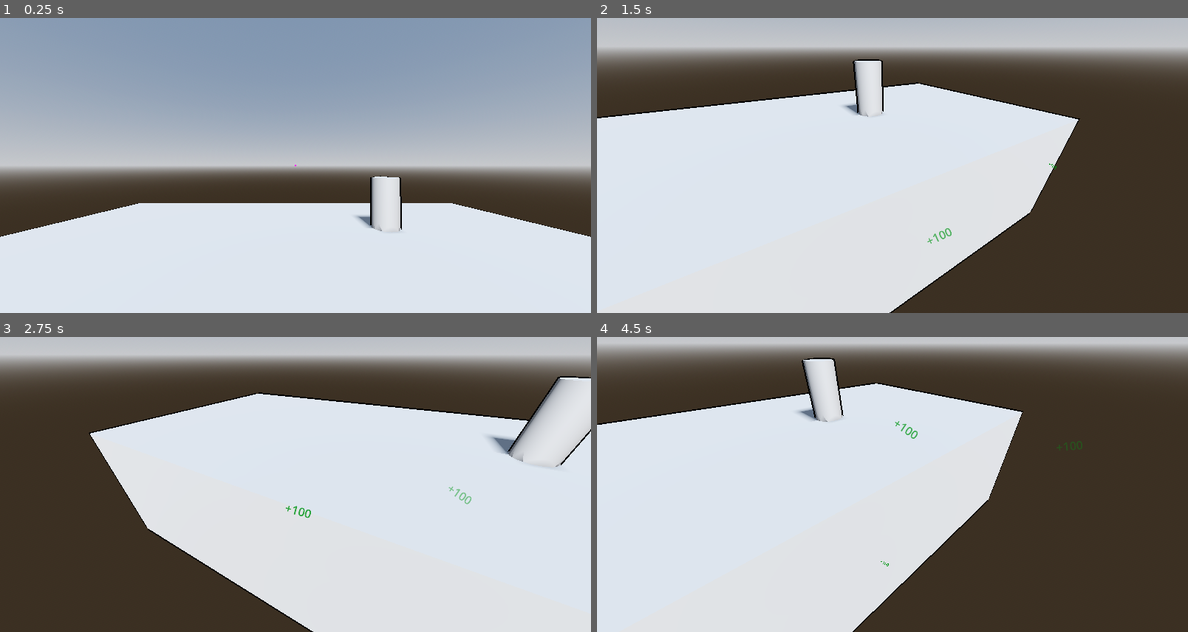
Above: before the commit, frames 1-4 (two rows, left to right).
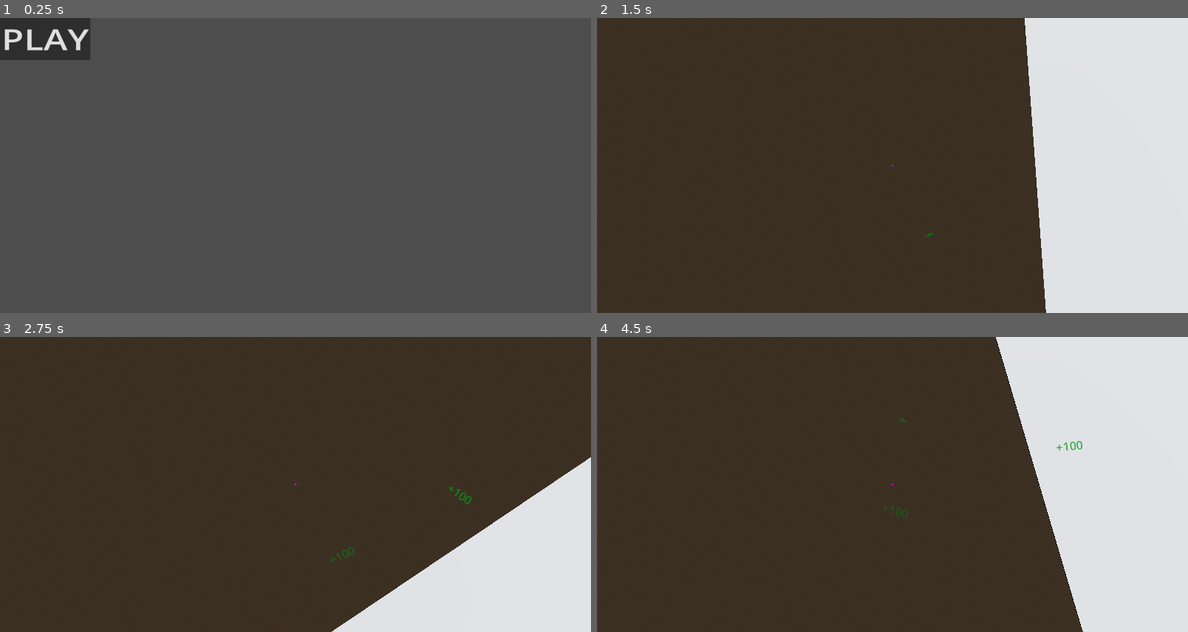
Above: after the commit, the same moments.

Repository: erykksc/krakjam25
Game: Godot game, scene res://menu/menu.tscn
Same seed, same stepped clock (60 frames per second), same inputs: the game is played once before the commit and once after it. Before the commit the project starts from res://game/game.tscn.
Inputs (mouse positions are in pixels of both pictures, inside the frame that each line leads up to):
- Up to frame 1 (0.25 s): no input
- Up to frame 2 (1.5 s): click (644, 38) at 0.5 s, where only the run after the commit has a clickable "PLAY"; tap Enter (ui_accept) at 1.25, 1.35 s; move the mouse to (922, 165) at 1.27 s; click (922, 165) at 1.42 s
- Up to frame 3 (2.75 s): tap Enter (ui_accept) at 1.52, 1.82, 2, 2.1, 2.27, 2.57 s; move the mouse to (265, 484) at 2.02 s; click (265, 484) at 2.17 s
- Up to frame 4 (4.5 s): tap Enter (ui_accept) at 2.75, 2.85, 3.5, 3.6, 3.77, 4.07, 4.25, 4.35 s; move the mouse to (904, 478) at 2.77 s; click (904, 478) at 2.92 s; move the mouse to (886, 490) at 3.52 s; click (886, 490) at 3.67 s; move the mouse to (933, 487) at 4.27 s; click (933, 487) at 4.42 s

The runs differ from the first frame. In frame 1, 97% of the frame differs, in the area x 0-100%, y 0-100%; in frame 2, 87%; in frame 3, 55%; in frame 4, 80%.

Commit message:
feat: skillcheck

Diff:
--- a/game/game.tscn
+++ b/game/game.tscn
@@ -42,9 +42,12 @@
 transform = Transform3D(1, 0, 0, 0, 0.786137, 0.618052, 0, -0.618052, 0.786137, 0, 3.19671, 3.45541)
 shadow_enabled = true
 
+[node name="kubek" parent="." instance=ExtResource("4_1geip")]
+transform = Transform3D(1, 0, 0, 0, 1, 0, 0, 0, 1, 0.697837, 1.28343, 0)
+
 [node name="Player" type="Node3D" parent="."]
 unique_name_in_owner = true
-transform = Transform3D(1, 0, 0, 0, 1, 0, 0, 0, 1, 0, 1.48373, 1.49007)
+transform = Transform3D(1, 0, 0, 0, 1, 0, 0, 0, 1, 0, 1.48373, 2.09763)
 
 [node name="Camera3D" type="Camera3D" parent="Player"]
 current = true
@@ -53,7 +56,7 @@
 [node name="RayCast3D" type="RayCast3D" parent="Player/Camera3D"]
 transform = Transform3D(1, 0, 0, 0, -4.37114e-08, -1, 0, 1, -4.37114e-08, 0, 0, 0)
 target_position = Vector3(0, -100, 0)
-collision_mask = 3
+collision_mask = 2
 
 [node name="Crosshair" type="Sprite3D" parent="Player/Camera3D"]
 transform = Transform3D(1, 0, 0, 0, 1, -2.98023e-08, 0, 2.98023e-08, 1, 0, 0, -1)
@@ -76,6 +79,3 @@
 anchors_preset = 0
 offset_right = 40.0
 offset_bottom = 40.0
-
-[node name="kubek" parent="." instance=ExtResource("4_1geip")]
-transform = Transform3D(1, 0, 0, 0, 1, 0, 0, 0, 1, 0.697837, 1.28343, 0)
--- /dev/null
+++ b/menu/menu.gd
@@ -0,0 +1,6 @@
+extends Control
+
+
+
+func _on_button_pressed() -> void:
+	get_tree().change_scene_to_file("res://game/game.tscn")
--- a/menu/menu.tscn
+++ b/menu/menu.tscn
@@ -1,4 +1,6 @@
-[gd_scene format=3 uid="uid://dv064rjyqyyf8"]
+[gd_scene load_steps=2 format=3 uid="uid://dv064rjyqyyf8"]
+
+[ext_resource type="Script" path="res://menu/menu.gd" id="1_b8lf2"]
 
 [node name="Menu" type="Control"]
 layout_mode = 3
@@ -7,3 +9,14 @@
 anchor_bottom = 1.0
 grow_horizontal = 2
 grow_vertical = 2
+script = ExtResource("1_b8lf2")
+
+[node name="Button" type="Button" parent="."]
+layout_mode = 0
+offset_right = 8.0
+offset_bottom = 8.0
+scale = Vector2(1.22727, 0.984375)
+theme_override_font_sizes/font_size = 100
+text = "PLAY"
+
+[connection signal="pressed" from="Button" to="." method="_on_button_pressed"]
--- a/player/camera_3d.gd
+++ b/player/camera_3d.gd
@@ -77,18 +77,14 @@
 			var mesh: MeshInstance3D = colidingObject.get_node("MeshInstance3D")
 
 			if mesh != last_highlighted_mesh:
-				# Reset the previous mesh to its original material
 				if last_highlighted_mesh and original_material_overlay:
 					last_highlighted_mesh.material_overlay = original_material_overlay
 
-				# Store the current mesh's original material
 				original_material_overlay = mesh.material_overlay
 				last_highlighted_mesh = mesh
 
-				# Apply the highlight material
 				mesh.material_overlay = preload("res://shaders/outline_white.tres")
 	else:
-		# Reset the last highlighted mesh when no collision
 		if last_highlighted_mesh and original_material_overlay:
 			last_highlighted_mesh.material_overlay = original_material_overlay
 			last_highlighted_mesh = null
--- a/project.godot
+++ b/project.godot
@@ -11,7 +11,7 @@
 [application]
 
 config/name="KrakJam25"
-run/main_scene="res://game/game.tscn"
+run/main_scene="res://menu/menu.tscn"
 config/features=PackedStringArray("4.3", "Forward Plus")
 config/icon="res://icon.svg"
 
--- /dev/null
+++ b/skillcheck/skillcheck.gd
@@ -0,0 +1,43 @@
+extends Node3D
+@onready var playerBar: Area3D = $playerbar
+@onready var aiBar: Area3D = $aibar
+
+
+var is_in_area: bool
+var bar: int
+var time_passed: float
+var current_random_value: float
+
+func _physics_process(delta: float)-> void:
+	if playerBar.position.y >= -3.5:
+		playerBar.position.y -= 2.5 * delta
+	skill_check_end()
+	print(bar)
+
+	time_passed += delta
+	if time_passed >= 2.0:
+		time_passed = 0.0
+		current_random_value = randf_range(-3.5, 3.5)
+
+	aiBar.position.y = current_random_value * delta
+	aiBar.position.y = clamp(aiBar.position.y, -3.5, 3.5)
+
+func _input(event: InputEvent) -> void:
+	if event.is_action("ui_accept") and playerBar.position.y <= 3:
+		playerBar.position += Vector3(0, 0.5, 0)
+
+func skill_check_end():
+	if is_in_area == true:
+		bar += 0.5
+	else:
+		bar -= 1
+
+
+	if bar == 100:
+		print("dupa dupa dupa")
+
+func _on_playerbar_area_entered(area: Area3D) -> void:
+	is_in_area = true
+
+func _on_playerbar_area_exited(area: Area3D) -> void:
+	is_in_area = false
--- /dev/null
+++ b/skillcheck/skillcheck.tscn
@@ -0,0 +1,54 @@
+[gd_scene load_steps=7 format=3 uid="uid://n6gl1rx7yjw6"]
+
+[ext_resource type="Script" path="res://skillcheck/skillcheck.gd" id="1_cup30"]
+
+[sub_resource type="PlaceholderTexture2D" id="PlaceholderTexture2D_6on6v"]
+size = Vector2(20, 100)
+
+[sub_resource type="BoxShape3D" id="BoxShape3D_1v3fk"]
+size = Vector3(0.2, 1, 0.02)
+
+[sub_resource type="PlaceholderTexture2D" id="PlaceholderTexture2D_qabbb"]
+size = Vector2(20, 200)
+
+[sub_resource type="BoxShape3D" id="BoxShape3D_4jrr4"]
+size = Vector3(0.2, 2, 3)
+
+[sub_resource type="PlaceholderTexture2D" id="PlaceholderTexture2D_8x4rk"]
+size = Vector2(20, 1000)
+
+[node name="skillcheck" type="Node3D"]
+script = ExtResource("1_cup30")
+
+[node name="Camera3D" type="Camera3D" parent="."]
+transform = Transform3D(1, 0, 0, 0, 1, 0, 0, 0, 1, -8.61883e-05, 1.19209e-07, 10.0025)
+
+[node name="playerbar" type="Area3D" parent="."]
+transform = Transform3D(1, 0, 0, 0, 1, 0, 0, 0, 1, 0, 0, 1.9204)
+collision_layer = 128
+collision_mask = 64
+
+[node name="Sprite3D" type="Sprite3D" parent="playerbar"]
+texture = SubResource("PlaceholderTexture2D_6on6v")
+
+[node name="CollisionShape3D" type="CollisionShape3D" parent="playerbar"]
+shape = SubResource("BoxShape3D_1v3fk")
+
+[node name="aibar" type="Area3D" parent="."]
+transform = Transform3D(1, 0, 0, 0, 1, 0, 0, 0, 1, 0, 0, 1.26191)
+collision_layer = 64
+collision_mask = 128
+
+[node name="Sprite3D2" type="Sprite3D" parent="aibar"]
+modulate = Color(0, 1, 1, 1)
+texture = SubResource("PlaceholderTexture2D_qabbb")
+
+[node name="CollisionShape3D2" type="CollisionShape3D" parent="aibar"]
+shape = SubResource("BoxShape3D_4jrr4")
+
+[node name="background" type="Sprite3D" parent="."]
+modulate = Color(0.73411, 0.92152, 0, 1)
+texture = SubResource("PlaceholderTexture2D_8x4rk")
+
+[connection signal="area_entered" from="playerbar" to="." method="_on_playerbar_area_entered"]
+[connection signal="area_exited" from="playerbar" to="." method="_on_playerbar_area_exited"]
